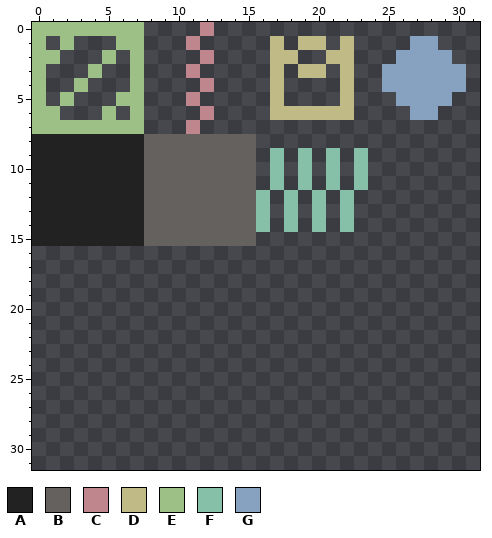
Pixel-art sprite: assets/tiles.png. That is the earlier state.
The file is 32x32 pixels.
Palette (. is transparent): A #222222  B #64615f  C #c0868d  D #c0bb86  E #9cc086  F #86c0a9  G #86a2c0
After the commit:
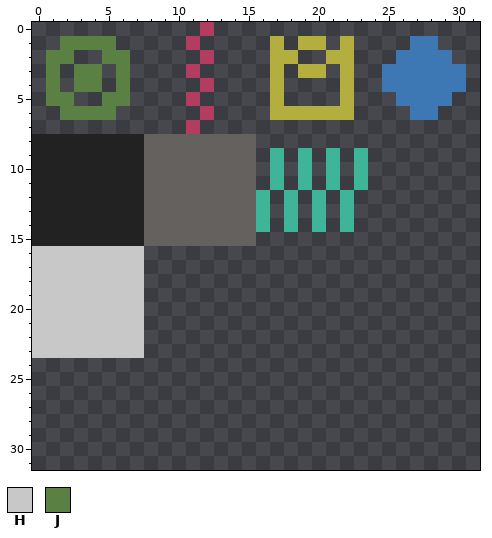
Colours new in this view: H #c8c8c8  J #5a8043
From the commit log: added timed floor tile object
Diff:
@@ palette @@
-C #c0868d
+C #b33d60
-D #c0bb86
+D #b4ae3e
-F #86c0a9
+F #3eb499
-G #86a2c0
+G #3e78b4
@@ x 0..9 @@
- 0 EEEEEEEE..
- 1 E.E...EE..
- 2 EE...E.E..
- 3 E...E..E..
- 4 E..E...E..
- 5 E.E...EE..
- 6 EE...E.E..
- 7 EEEEEEEE..
+ 0 ..........
+ 1 ..JJJJ....
+ 2 .JJ..JJ...
+ 3 .J.JJ.J...
+ 4 .J.JJ.J...
+ 5 .JJ..JJ...
+ 6 ..JJJJ....
+ 7 ..........
  8 AAAAAAAABB
@@ x 0..9 @@
 15 AAAAAAAABB
-16 ..........
-17 ..........
-18 ..........
-19 ..........
-20 ..........
-21 ..........
-22 ..........
-23 ..........
+16 HHHHHHHH..
+17 HHHHHHHH..
+18 HHHHHHHH..
+19 HHHHHHHH..
+20 HHHHHHHH..
+21 HHHHHHHH..
+22 HHHHHHHH..
+23 HHHHHHHH..
 24 ..........
